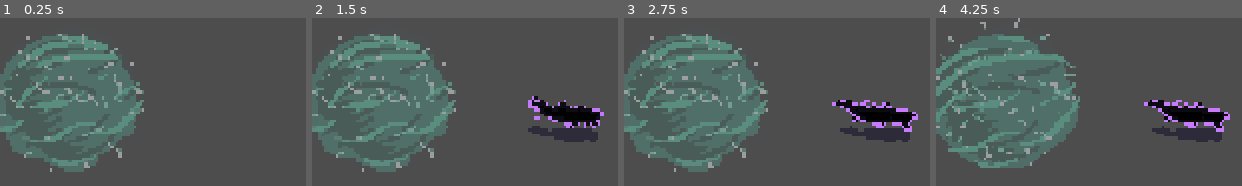
Above: before the commit, frames 1-4 (left to right).
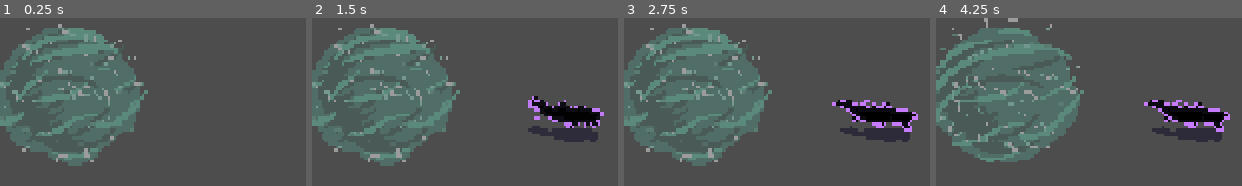
Above: after the commit, the same moments.

Repository: alifeee/loop
Game: Godot game, scene res://scenes/test.tscn
The game is run twice, just before and just after one commit, with the same random seed, the same clock (stepped at 60 frames per second) and the same inputs. This scene is started directly instead of the project's main scene. The engine's default icon, where the game draws it, is replaced by a stand-in: a white triangle on a blue panel in a dark square.
Inputs (mouse positions are in pixels of both pictures, inside the frame that each line leads up to):
- Up to frame 1 (0.25 s): no input
- Up to frame 2 (1.5 s): move the mouse to (outside the picture) at 0.52 s; press the mouse at (outside the picture) at 0.53 s; move the mouse to (outside the picture) at 1.27 s; release the mouse at (outside the picture) at 1.28 s; click (outside the picture) at 1.35 s
- Up to frame 3 (2.75 s): move the mouse to (outside the picture) at 2.02 s; press the mouse at (outside the picture) at 2.03 s
- Up to frame 4 (4.25 s): move the mouse to (outside the picture) at 2.77 s; release the mouse at (outside the picture) at 2.78 s; click (outside the picture) at 2.85 s; move the mouse to (outside the picture) at 3.52 s; press the mouse at (outside the picture) at 3.53 s

The runs differ from the first frame. In frame 1, 14% of the frame differs, in the area x 0-49%, y 3-92%; in frame 2, 14%; in frame 3, 14%; in frame 4, 15%, in the area x 0-49%, y 0-90%.

Commit message:
feat: loop

Diff:
--- a/scenes/loop.tscn
+++ b/scenes/loop.tscn
@@ -51,6 +51,7 @@
 autostart = true
 
 [node name="Polygon2D" type="Polygon2D" parent="."]
+visible = false
 color = Color(0.266667, 1, 1, 0.0156863)
 polygon = PackedVector2Array(-1, -51, 14, -48, 30, -42, 39, -31, 46, -21, 49, -9, 51, 8, 46, 25, 37, 32, 21, 42, 3, 47, -15, 48, -31, 43, -42, 32, -44, 21, -44, 4, -45, -10, -45, -26, -37, -36, -23, -41, -7, -48)
 
@@ -58,7 +59,9 @@
 shape = SubResource("CircleShape2D_fpe6o")
 
 [node name="AnimatedSprite2D" type="AnimatedSprite2D" parent="."]
-modulate = Color(1, 1, 1, 0.45098)
+modulate = Color(1, 1, 1, 0.447059)
+light_mask = 6145
+position = Vector2(1, -5)
 sprite_frames = SubResource("SpriteFrames_kyqv0")
 animation = &"loop_attack"
 autoplay = "loop_attack"
--- a/scenes/main.tscn
+++ b/scenes/main.tscn
@@ -2175,6 +2175,7 @@
 CONTINUOUS_CASTING = false
 LOOP_MAX_LENGTH = 1000.0
 LOOP_MIN_AREA = 500.0
+LOOP_MAX_START_END_DISTANCE = 60.0
 DAMAGE_PERCENT = 34.0
 
 [node name="Screenshaker" type="Node2D" parent="."]
Not shown: 1 places in scenes/main.tscn that only renumber resources
Not shown: 1 places in scenes/shop_button.tscn that only renumber resources
Not shown: 1 places in scenes/shop_ui.tscn that only renumber resources
